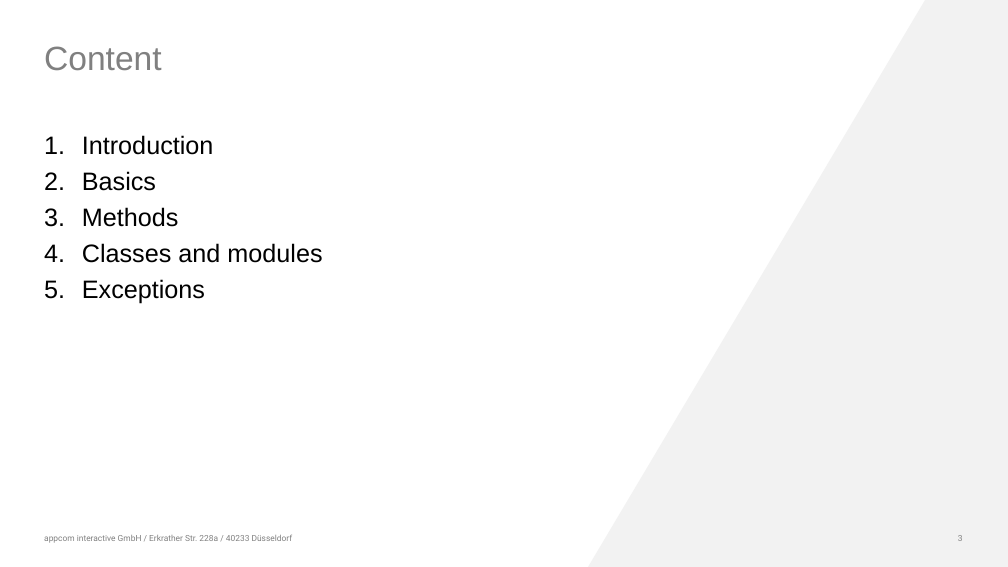
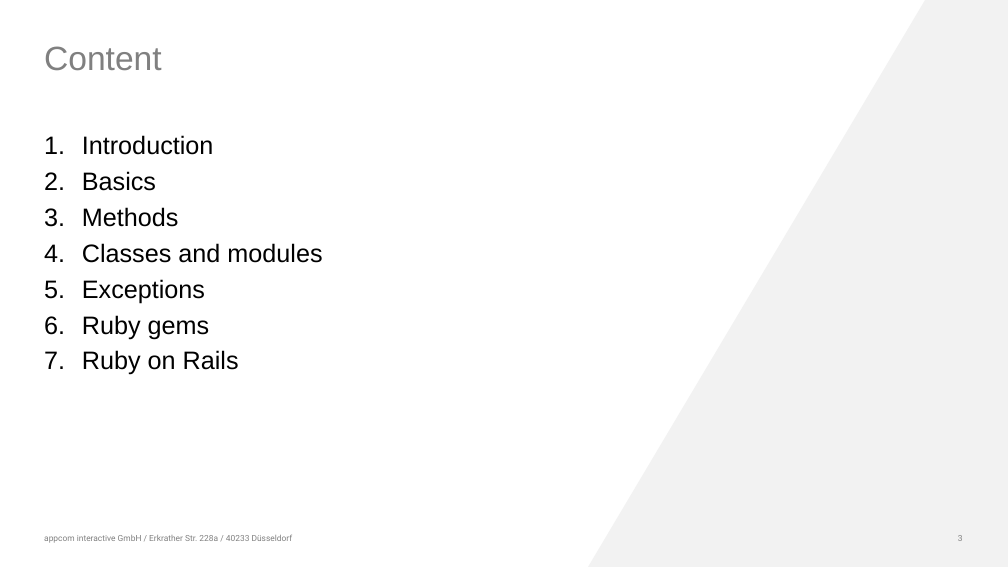
Before and after one commit to dasheck0/rror-workshop, a slide deck: slide 3 of rror_workshop.pptx. Drawn at 1008x567 pixels with LibreOffice and Linux fonts; fonts in the diff are those of the drawing; background and template pictures are left out. Boxes give left, top, right and bottom in pixels: in the first picture for what was removed or moved away, otherwise in the second. Text is boxed around its words. In the diff, an @@ line names an element or a change of style, - is before the commit and + after.

Commit message:
Update presentation

```diff
--- a/rror_workshop.pptx
+++ b/rror_workshop.pptx
@@ text at [82,315,239,375]: paragraphs added @@
+6. Ruby gems
+7. Ruby on Rails
```
Also in this commit, not shown: 3 slides added.
